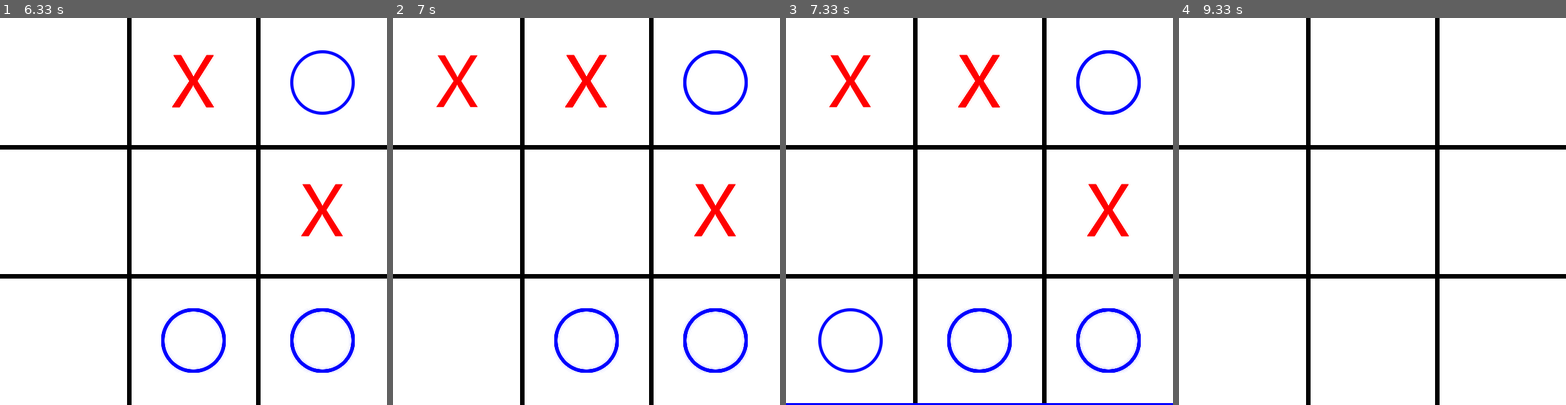
Above: before the commit, frames 1-4 (left to right).
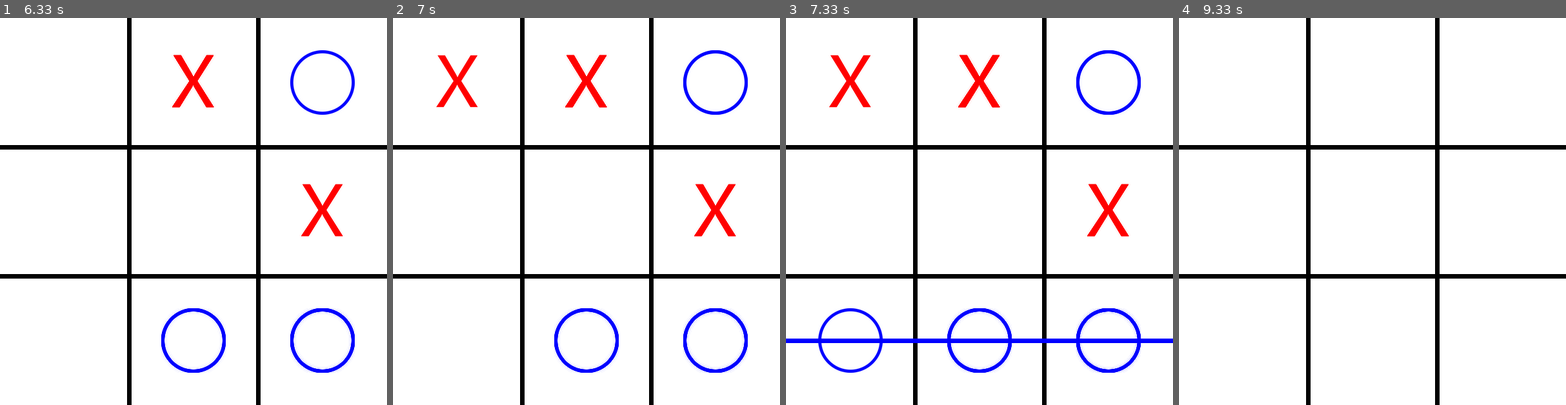
Above: after the commit, the same moments.

Repository: ShubhamJain-23/PyGame-Tic-Tac-Toe
Game: pygame game, started from tictactoe.py
The game is run twice, just before and just after one commit, with the same random seed, the same clock (stepped at 60 frames per second) and the same inputs.
Inputs (mouse positions are in pixels of both pictures, inside the frame that each line leads up to):
- Up to frame 1 (6.33 s): click (332, 346) at 1.88 s; move the mouse to (201, 79) at 2.17 s; click (201, 79) at 2.35 s; click (174, 312) at 2.93 s; click (181, 145) at 3.58 s; move the mouse to (139, 130) at 3.97 s; click (139, 130) at 4.22 s; move the mouse to (294, 176) at 4.6 s; click (294, 176) at 4.83 s; move the mouse to (313, 203) at 5.2 s; click (313, 203) at 5.43 s; move the mouse to (274, 141) at 5.8 s; click (274, 141) at 6.03 s
- Up to frame 2 (7 s): click (474, 137) at 6.63 s
- Up to frame 3 (7.33 s): click (886, 281) at 7.23 s
- Up to frame 4 (9.33 s): no input

Frames 1-2 are identical in both runs. In frame 3, 1.6% of the frame differs, in the area x 0-100%, y 82-100%; in frame 4, nothing differs.

Commit message:
Updated draw.line for winning move

Diff:
--- a/tictactoe.py
+++ b/tictactoe.py
@@ -54,6 +54,26 @@
         width_column += width / rows
     pass
 
+# def is_winning_move(player):
+#     if player == 1:
+#         winning_colour = BLUE
+#     else:
+#         winning_colour = RED
+#     for row in range(ROWS):
+#         if board[row][0] == board[row][1] == board[row][2] == player:
+#             pygame.draw.line(window, winning_colour, (0, (row + 1) * WIDTH / ROWS), (WIDTH, (row + 1) * WIDTH / ROWS), 7)
+#             return True
+#     for col in range(COLUMNS):
+#         if board[0][col] == board[1][col] == board[2][col] == player:
+#             pygame.draw.line(window, winning_colour, ((col + 1) * WIDTH / COLUMNS, 0), ((col + 1) * WIDTH / COLUMNS, HEIGHT), 7)
+#             return True
+#     if board[0][0] == board[1][1] == board[2][2] == player:
+#         pygame.draw.line(window, winning_colour, (0+10, 0+10), (WIDTH - 10, HEIGHT - 10), 7)
+#         return True
+#     if board[2][0] == board[1][1] == board[0][2] == player:
+#         pygame.draw.line(window, winning_colour, (HEIGHT - 10, 10), (10, WIDTH - 10), 7)
+#         return True
+
 def is_winning_move(player):
     if player == 1:
         winning_colour = BLUE
@@ -61,11 +81,11 @@
         winning_colour = RED
     for row in range(ROWS):
         if board[row][0] == board[row][1] == board[row][2] == player:
-            pygame.draw.line(window, winning_colour, (0, (row + 1) * WIDTH / ROWS), (WIDTH, (row + 1) * WIDTH / ROWS), 7)
+            pygame.draw.line(window, winning_colour, (0, (row + 0.5) * WIDTH / ROWS), (WIDTH, (row + 0.5) * WIDTH / ROWS), 7)
             return True
     for col in range(COLUMNS):
         if board[0][col] == board[1][col] == board[2][col] == player:
-            pygame.draw.line(window, winning_colour, ((col + 1) * WIDTH / COLUMNS, 0), ((col + 1) * WIDTH / COLUMNS, HEIGHT), 7)
+            pygame.draw.line(window, winning_colour, ((col + 0.5) * WIDTH / COLUMNS, 0), ((col + 0.5) * WIDTH / COLUMNS, HEIGHT), 7)
             return True
     if board[0][0] == board[1][1] == board[2][2] == player:
         pygame.draw.line(window, winning_colour, (0+10, 0+10), (WIDTH - 10, HEIGHT - 10), 7)
